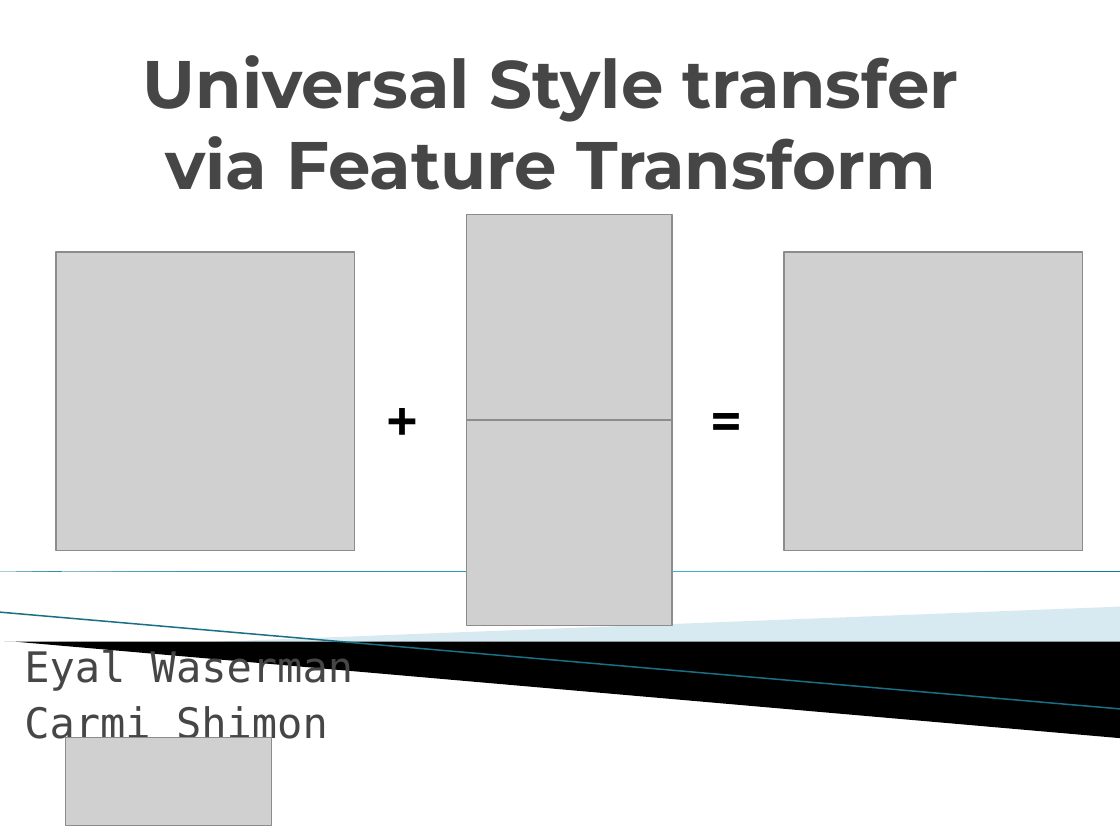
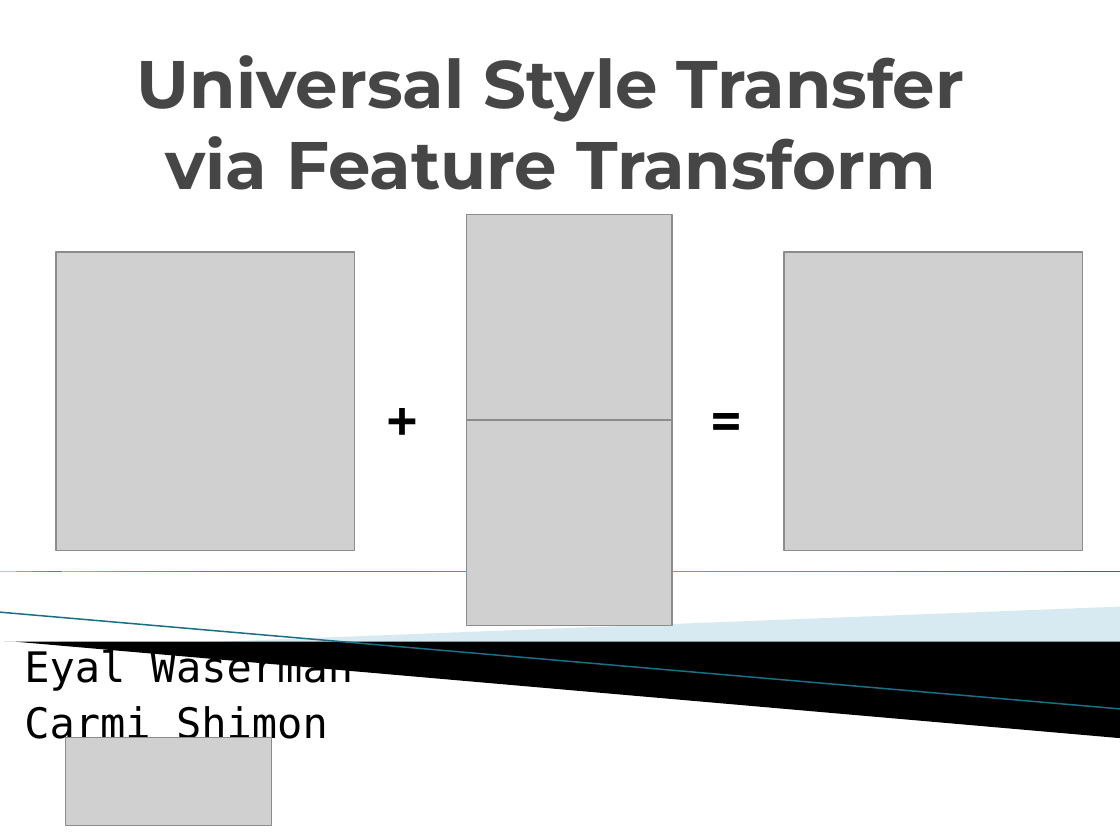
Before and after one commit to eyalw711/universal_style_transfer, a slide deck: slide 1 of ppt/Universal Style transfer via Feature Transform.pptx. Drawn at 1120x840 pixels with LibreOffice and Linux fonts; fonts in the diff are those of the drawing; grey boxes stand for pictures; background and template pictures are left out. Boxes give left, top, right and bottom in pixels: in the first picture for what was removed or moved away, otherwise in the second. Text is boxed around its words. In the diff, an @@ line names an element or a change of style, - is before the commit and + after.

```diff
--- a/ppt/Universal Style transfer via Feature Transform.pptx
+++ b/ppt/Universal Style transfer via Feature Transform.pptx
@@ title at (137, 55, 965, 190): text changed @@
-Universal Style transfer via Feature Transform
+Universal Style Transfer via Feature Transform
@@ subtitle "Eyal Waserman" at (24, 647, 353, 748): text colour #464646 to #000000 @@
```
Also in this commit, not shown: 2 other slides changed, 1 other file.
